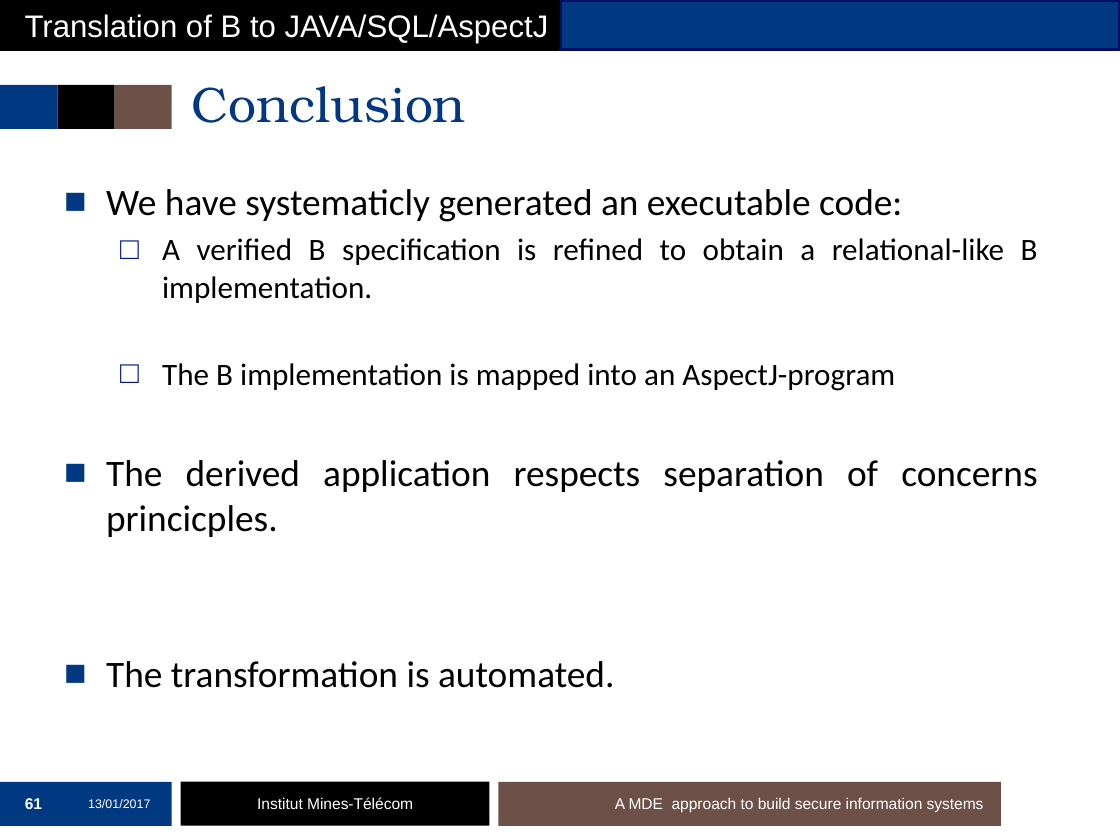
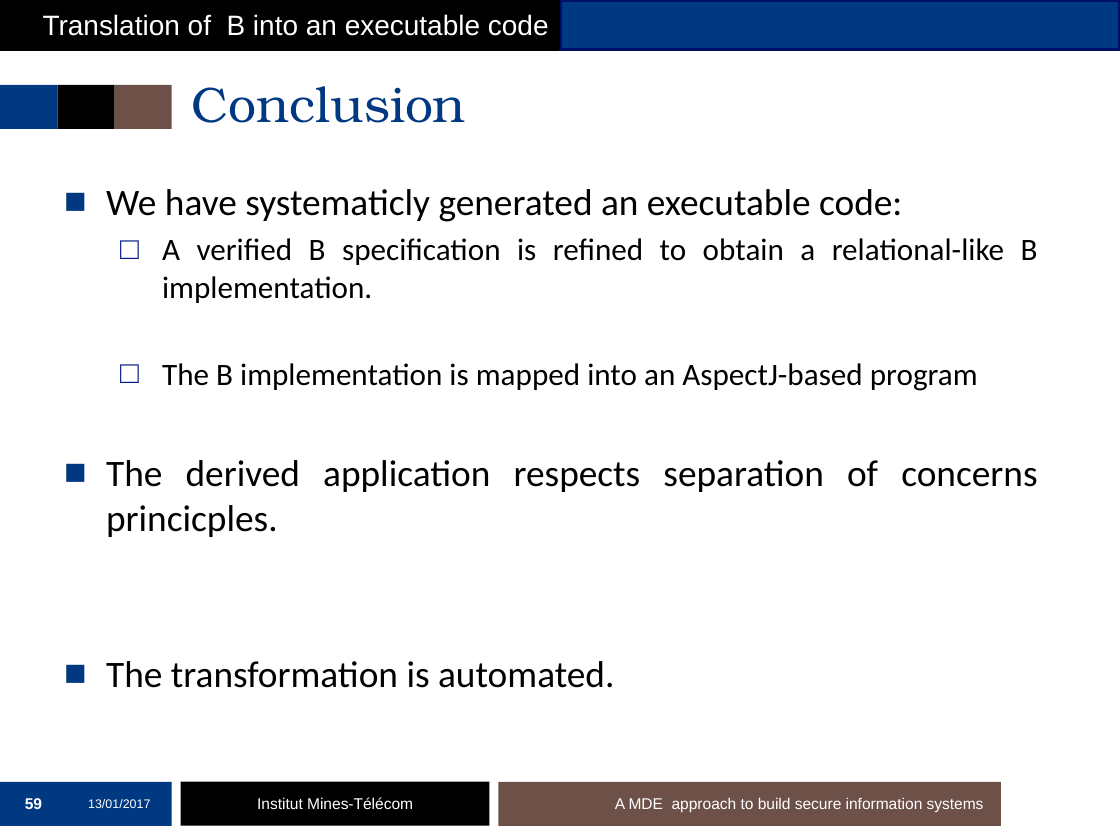
Before and after one commit to mai-ng/phdDefense, a slide deck: slide 59 of slides/presentation-defense.pptx (slide 61 before the commit). Drawn at 1120x840 pixels with LibreOffice and Linux fonts; fonts in the diff are those of the drawing; background and template pictures are left out. Boxes give left, top, right and bottom in pixels: in the first picture for what was removed or moved away, otherwise in the second. Text is boxed around its words. In the diff, an @@ line names an element or a change of style, - is before the commit and + after.

```diff
--- a/slides/presentation-defense.pptx
+++ b/slides/presentation-defense.pptx
@@ text in rectangle at [43,14,549,36]: text changed; size 20 to 18 pt @@
-Translation of B to JAVA/SQL/AspectJ
+Translation of B into an executable code
@@ text at [162,363,978,391]: text changed @@
-  □ The B implementation is mapped into an AspectJ-program
+  □ The B implementation is mapped into an AspectJ-based program
@@ page number at [25,798,42,809]: text changed @@
-61
+59
```
Also in this commit, not shown: 48 other slides changed, 3 slides removed.
